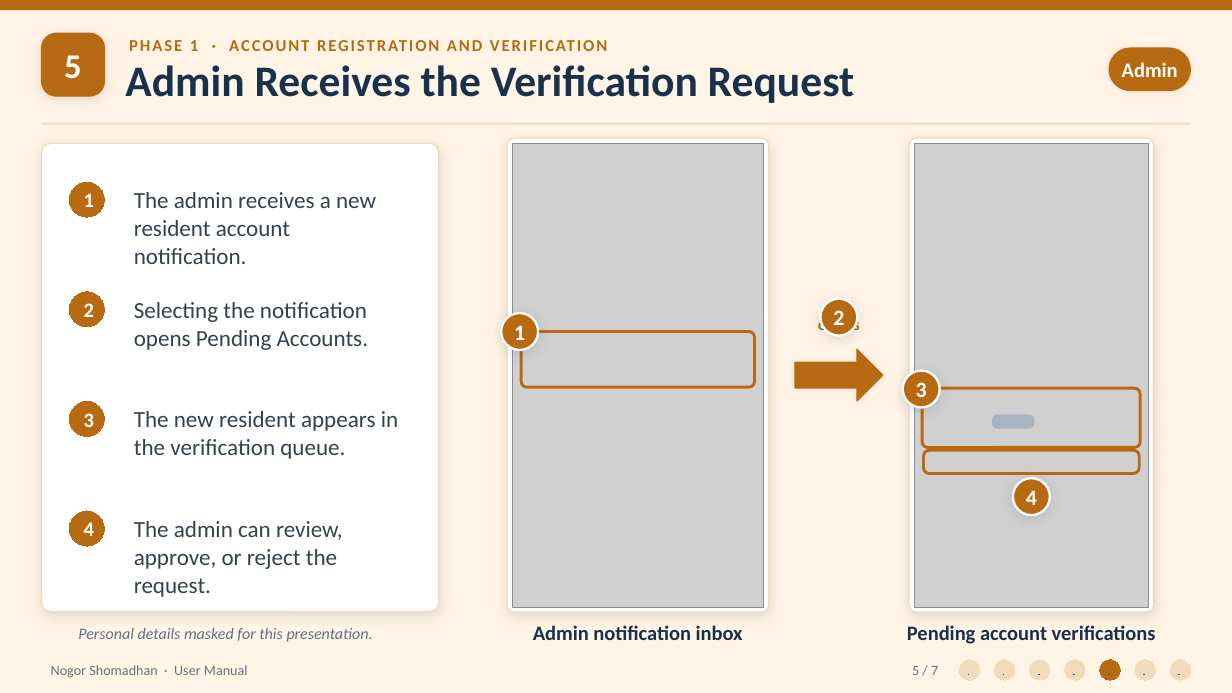
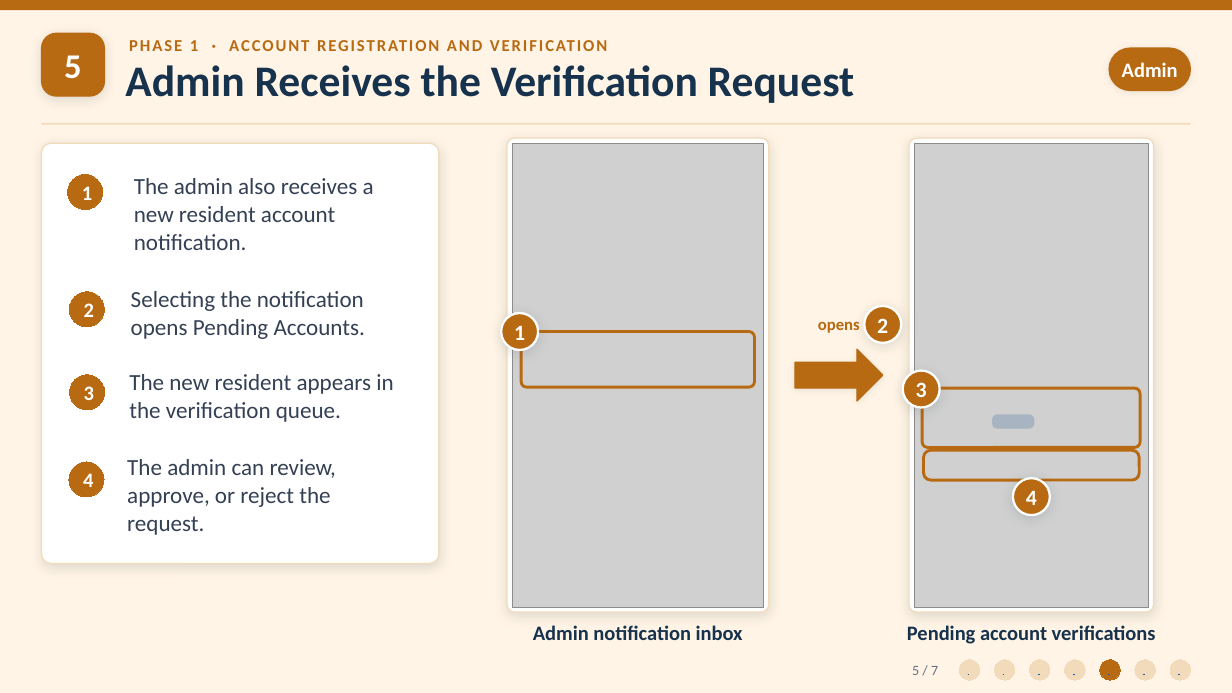
Before and after one commit to Zawadur-Rafid/NogorShomadhan, a slide deck: slide 5 of User Manual/NogorShomadhan_UserManual_Phase1.pptx. Drawn at 1232x693 pixels with LibreOffice and Linux fonts; fonts in the diff are those of the drawing; grey boxes stand for pictures. Boxes give left, top, right and bottom in pixels: in the first picture for what was removed or moved away, otherwise in the second. Text is boxed around its words. In the diff, an @@ line names an element or a change of style, - is before the commit and + after.

```diff
--- a/User Manual/NogorShomadhan_UserManual_Phase1.pptx
+++ b/User Manual/NogorShomadhan_UserManual_Phase1.pptx
@@ rounded rectangle: place and size @@
-rounded rectangle at (42, 143, 439, 612)
+rounded rectangle at (42, 143, 439, 564)
@@ ellipse "1": place and size @@
-ellipse "1" at (69, 182, 104, 217)
+ellipse "1" at (67, 175, 103, 210)
@@ text at (134, 178, 374, 250): text changed @@
-The admin receives a new resident account notification.
+The admin also receives a new resident account notification.
@@ text "Selecting the notification opens Pending ...": place and size @@
-text "Selecting the notification opens Pending ..." at (134, 302, 368, 350)
+text "Selecting the notification opens Pending ..." at (131, 291, 365, 339)
@@ text "2": place and size @@
-text "2" at (833, 310, 844, 325)
+text "2" at (877, 318, 888, 333)
@@ ellipse: place and size @@
-ellipse at (821, 299, 858, 335)
+ellipse at (864, 306, 901, 343)
@@ ellipse "3": place and size @@
-ellipse "3" at (69, 401, 104, 436)
+ellipse "3" at (69, 374, 104, 409)
@@ text "The new resident appears in ...": place and size @@
-text "The new resident appears in ..." at (134, 411, 398, 459)
+text "The new resident appears in ..." at (129, 374, 393, 422)
@@ text "The admin can review, approve, ...": place and size @@
-text "The admin can review, approve, ..." at (134, 521, 342, 597)
+text "The admin can review, approve, ..." at (127, 459, 336, 535)
@@ ellipse "4": place and size @@
-ellipse "4" at (69, 511, 104, 546)
+ellipse "4" at (69, 462, 104, 497)
@@ rounded rectangle: place and size @@
-rounded rectangle at (924, 450, 1140, 473)
+rounded rectangle at (924, 450, 1140, 480)
@@ text removed at (78, 628, 373, 642) @@
-Personal details masked for this presentation.
@@ text removed at (51, 665, 248, 678) @@
-Nogor Shomadhan · User Manual
```
Also in this commit, not shown: 6 other slides changed.
